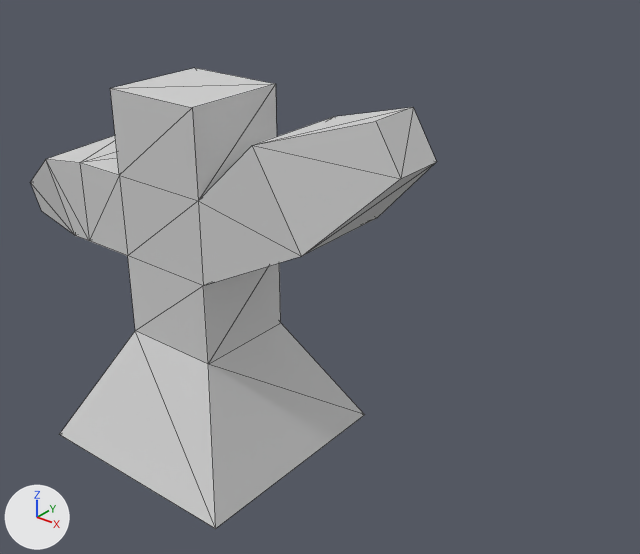
Renders of the glTF model public/dummy.glb from each side of a commit.
One viewpoint serves both versions: a 50 mm lens placed at (1.998, -1.876, 1.902), pointed at (0.402, 0.118, 0.666). The lights are fixed; the arrows at lower left show +X, +Y and +Z. Mesh edges are drawn as thin lines. Where no turn or scale is listed for an object, it has been applied to the vertices. Vertices at the same position are counted once.
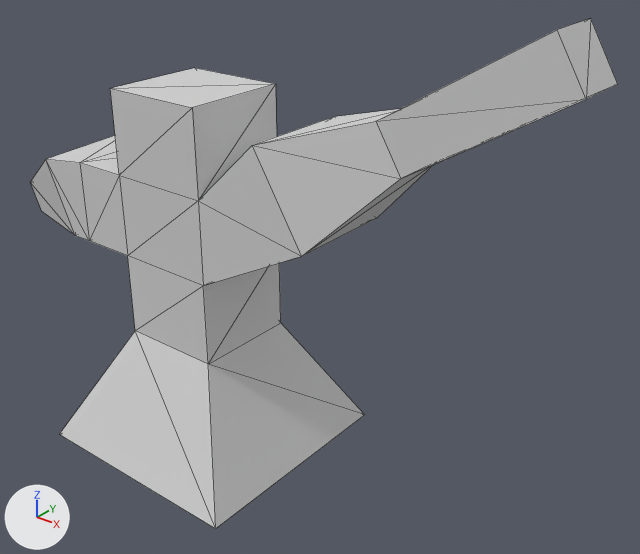
The newer file is also turned or shifted as a whole; pictures and numbers use the older file's frame.

Changed parts and their boxes [x1, y1, x2, y2] in the pictures (640 x 554 px):
'Cube', reshaped (44% wider, 11% taller): before [31, 68, 437, 529]; after [31, 19, 617, 529]
part 1 of me_cube, built on: before [376, 107, 437, 178]; after [376, 19, 617, 178]

What changed in the scene script:
```text
Change me_cube:
    used by ob_cube; location = (0.0, 0.0, 0.0)
    remove me_cube.from_pydata(...)  # 40 vertices, 76 faces; spans x -0.94..0.83, y -0.4..0.4, z -0.01..1.28
    add me_cube.from_pydata(...)  # 44 vertices, 84 faces; spans x -0.94..1.28, y -0.4..0.4, z -0.01..1.56
    me_cube part 1
    2 faces are deleted
    4 vertices are added at (1.28, 0.09, 1.42), (1.2, 0.09, 1.56), (1.28, -0.09, 1.42), (1.2, -0.09, 1.56)
    10 new faces join them
```
